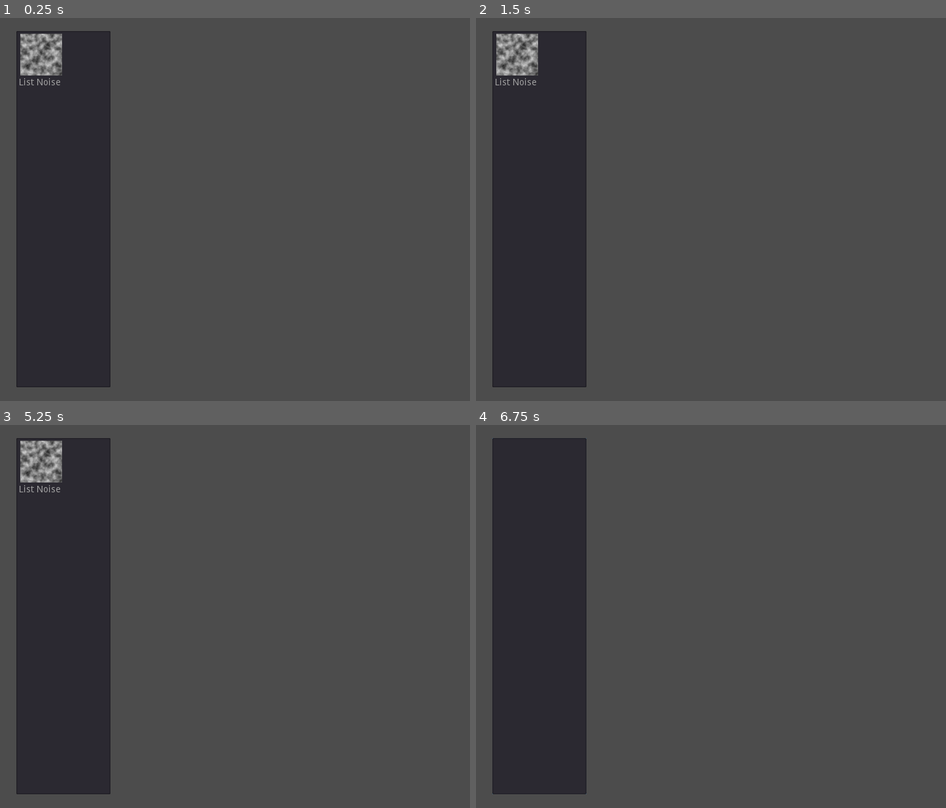
Above: before the commit, frames 1-4 (two rows, left to right).
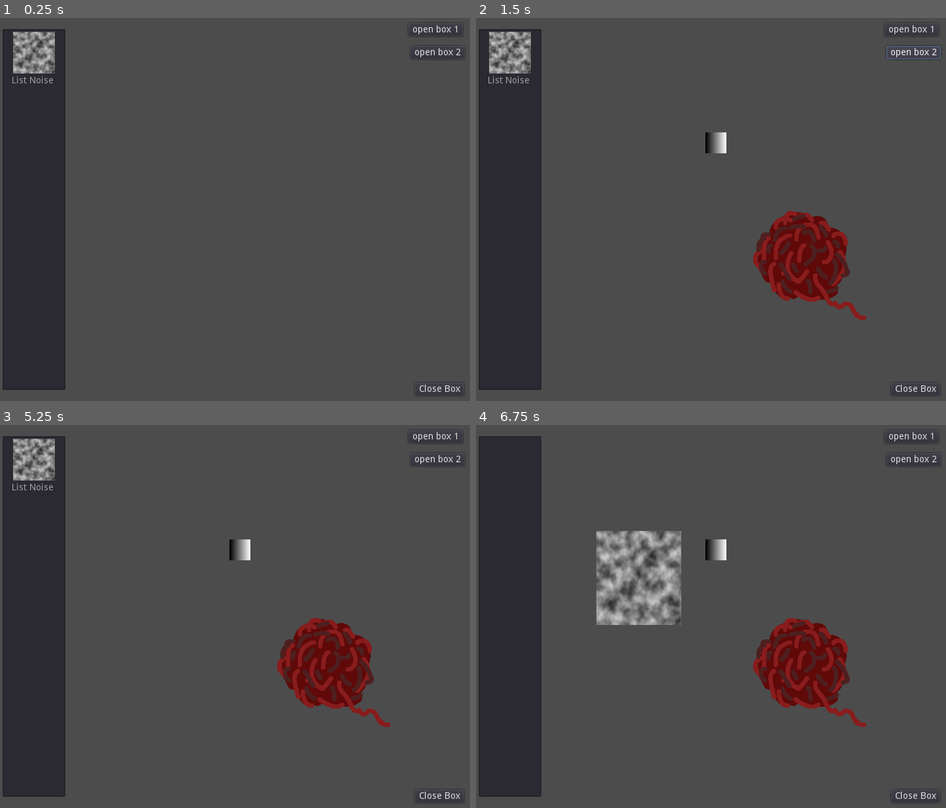
Above: after the commit, the same moments.

Repository: eforrest8/GGJ23
Game: Godot game, scene res://scenes/multi_box_test.tscn
Two runs of this game, one before a commit and one after it. Both use one fixed random seed, a clock stepped at 60 frames per second and the inputs below. The project has no main scene, so this scene is started directly.
Inputs (mouse positions are in pixels of both pictures, inside the frame that each line leads up to):
- Up to frame 1 (0.25 s): no input
- Up to frame 2 (1.5 s): click (913, 29) at 0.5 s, where only the run after the commit has a clickable "open box 1"; click (913, 52) at 1.25 s, where only the run after the commit has a clickable "open box 2"
- Up to frame 3 (5.25 s): tap Enter at 2, 3.5, 5 s; move the mouse to (338, 597) at 2.02 s; hold Right (ui_right) 2.03-2.75 s; click (338, 597) at 2.17 s; tap Space (ui_select) at 2.27, 2.75, 4.25 s; drag from (141, 635) to (211, 693) at 2.77 s; move the mouse to (282, 528) at 3.52 s; hold Right (ui_right) 3.53-4.25 s; drag from (211, 693) to (94, 555) at 4.27 s; move the mouse to (376, 673) at 5.02 s; hold Left (ui_left) from 5.03 s (still down)
- Up to frame 4 (6.75 s): tap Space (ui_select) at 5.27, 5.75 s; release Left (ui_left) at 5.75 s; drag from (570, 555) to (640, 516) at 5.77 s; move the mouse to (734, 616) at 6.52 s; hold Down (ui_down) from 6.53 s (still down); click (734, 616) at 6.67 s

The runs differ from the first frame. In frame 1, 13% of the frame differs, in the area x 0-99%, y 1-99%; in frame 2, 17%; in frame 3, 17%; in frame 4, 20%.

Commit message:
Various changes

Diff:
--- a/Attic Game/scenes/Toybox_MiddleMan.gd
+++ /dev/null
@@ -1,21 +0,0 @@
-extends Container
-
-
-signal store(node)
-signal retrieve(node)
-
-onready var itemList = $Control/MarginContainer/ItemList
-
-func _on_store(node):
-	emit_signal("store", node)
-
-func _on_retrieve(node):
-	emit_signal("retrieve", node)
-
-
-func _on_Toybox_child_entered_tree(node):
-	node.connect("store", itemList, "_on_item_store")
-	itemList.connect("retrieve", )
-
-func _on_Toybox_child_exiting_tree(node):
-	node.disconnect("store", itemList, "_on_item_store")
--- a/Attic Game/scenes/inventory.gd
+++ b/Attic Game/scenes/inventory.gd
@@ -1,7 +1,7 @@
 extends Control
 
 
-onready var itemList = $MarginContainer/ItemList
+onready var itemList = $ItemList
 
 var currentBox = null
 var boxes: Dictionary
--- a/Attic Game/scenes/inventory.tscn
+++ b/Attic Game/scenes/inventory.tscn
@@ -14,21 +14,18 @@
 anchor_bottom = 1.0
 script = ExtResource( 3 )
 
-[node name="MarginContainer" type="MarginContainer" parent="."]
-margin_left = 25.0
-margin_top = 27.0
-margin_right = 169.0
-margin_bottom = 572.0
-
-[node name="ItemList" type="ItemList" parent="MarginContainer"]
-margin_right = 144.0
-margin_bottom = 545.0
-allow_reselect = true
+[node name="ItemList" type="ItemList" parent="."]
+margin_left = 4.0
+margin_top = 24.0
+margin_right = 100.0
+margin_bottom = 576.0
+auto_height = true
+fixed_column_width = 84
 icon_mode = 0
 fixed_icon_size = Vector2( 64, 64 )
 script = ExtResource( 2 )
 
-[node name="List Noise" type="Sprite" parent="MarginContainer/ItemList"]
+[node name="List Noise" type="Sprite" parent="ItemList"]
 position = Vector2( 249, 241 )
 scale = Vector2( 0.25293, 0.28125 )
 texture = SubResource( 2 )
@@ -36,6 +33,6 @@
 
 [connection signal="child_entered_tree" from="." to="." method="_on_Control_child_entered_tree"]
 [connection signal="child_exiting_tree" from="." to="." method="_on_Control_child_exiting_tree"]
-[connection signal="child_entered_tree" from="MarginContainer/ItemList" to="MarginContainer/ItemList" method="_on_ItemList_child_entered_tree"]
-[connection signal="child_exiting_tree" from="MarginContainer/ItemList" to="MarginContainer/ItemList" method="_on_ItemList_child_exiting_tree"]
-[connection signal="item_selected" from="MarginContainer/ItemList" to="MarginContainer/ItemList" method="_on_ItemList_item_selected"]
+[connection signal="child_entered_tree" from="ItemList" to="ItemList" method="_on_ItemList_child_entered_tree"]
+[connection signal="child_exiting_tree" from="ItemList" to="ItemList" method="_on_ItemList_child_exiting_tree"]
+[connection signal="item_selected" from="ItemList" to="ItemList" method="_on_ItemList_item_selected"]
--- a/Attic Game/scenes/multi_box_test.tscn
+++ b/Attic Game/scenes/multi_box_test.tscn
@@ -15,24 +15,24 @@
 mouse_filter = 1
 
 [node name="Button" type="Button" parent="."]
-margin_left = 873.0
-margin_top = 46.0
-margin_right = 956.0
-margin_bottom = 66.0
+margin_left = 625.0
+margin_top = 16.0
+margin_right = 708.0
+margin_bottom = 36.0
 text = "open box 1"
 
 [node name="Button2" type="Button" parent="."]
-margin_left = 878.0
-margin_top = 136.0
-margin_right = 961.0
-margin_bottom = 156.0
+margin_left = 628.0
+margin_top = 51.0
+margin_right = 711.0
+margin_bottom = 71.0
 text = "open box 2"
 
 [node name="Button3" type="Button" parent="."]
-margin_left = 910.0
-margin_top = 543.0
-margin_right = 985.0
-margin_bottom = 563.0
+margin_left = 635.0
+margin_top = 566.0
+margin_right = 710.0
+margin_bottom = 586.0
 text = "Close Box"
 
 [connection signal="pressed" from="Button" to="." method="_on_Button_box1_pressed"]
--- a/Attic Game/scenes/toybox.tscn
+++ b/Attic Game/scenes/toybox.tscn
@@ -19,14 +19,14 @@
 script = ExtResource( 2 )
 
 [node name="Gradient" type="Sprite" parent="."]
-position = Vector2( 545, 194 )
+position = Vector2( 367, 198 )
 texture = SubResource( 2 )
 region_enabled = true
 region_rect = Rect2( 0, 0, 32, 32 )
 script = ExtResource( 3 )
 
 [node name="Yarn" type="Sprite" parent="."]
-position = Vector2( 660, 398 )
+position = Vector2( 498, 373 )
 scale = Vector2( 0.429687, 0.417969 )
 texture = SubResource( 3 )
 script = ExtResource( 3 )
Binary file added: Attic Game/assets/objects/poem-text.png
Not shown, changed: puzzle ideas.txt
